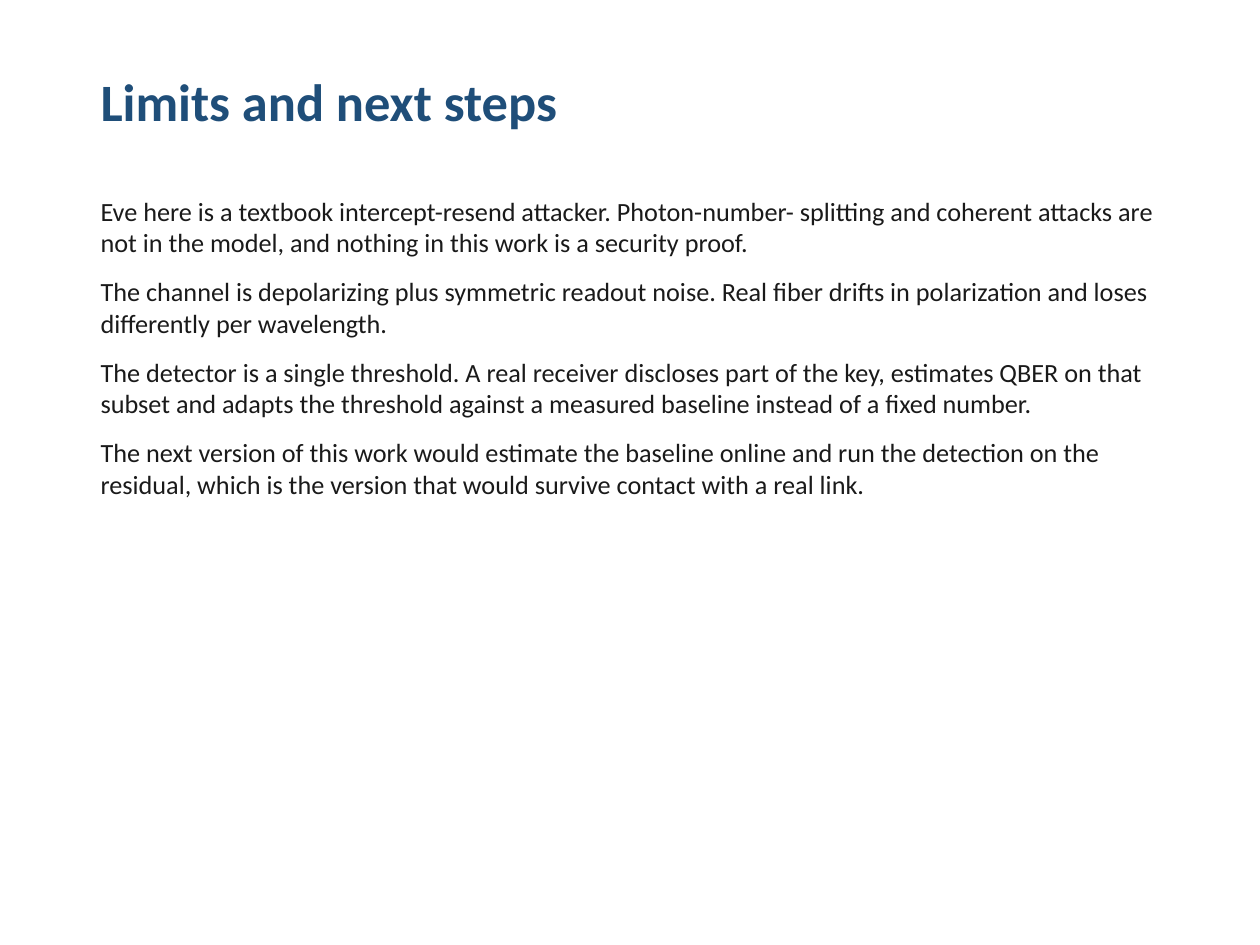
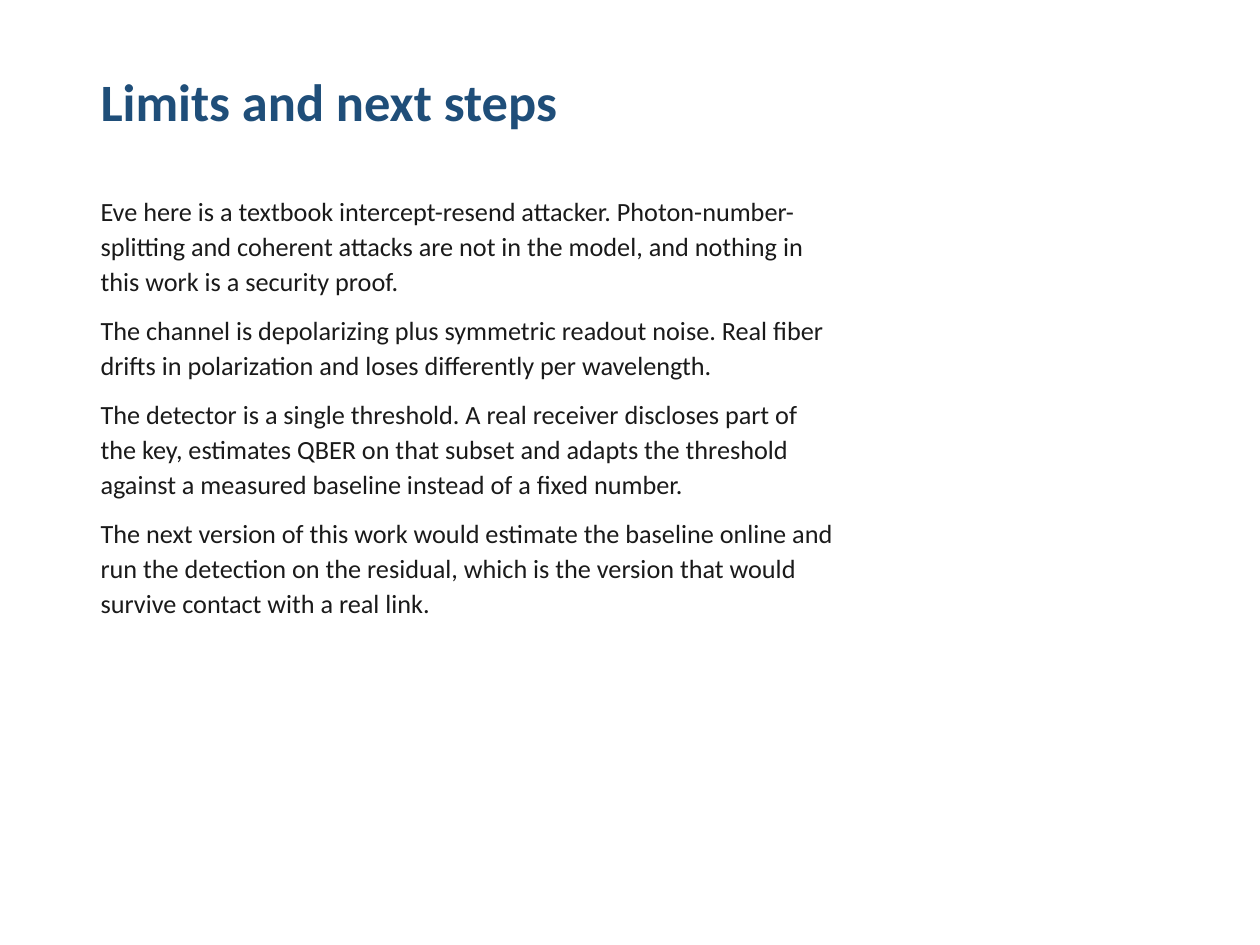
Before and after one commit to ChiaraDeVenuto/evesense-qkd, a slide deck: slide 9 of report/evesense_deck.pptx. Drawn at 1260x945 pixels with LibreOffice and Linux fonts; fonts in the diff are those of the drawing. Boxes give left, top, right and bottom in pixels: in the first picture for what was removed or moved away, otherwise in the second. Text is boxed around its words. In the diff, an @@ line names an element or a change of style, - is before the commit and + after.

```diff
--- a/report/evesense_deck.pptx
+++ b/report/evesense_deck.pptx
@@ text at bbox=[101, 202, 832, 613]: text changed @@
-Eve here is a textbook intercept-resend attacker. Photon-number- splitting and coherent attacks are not in the model, and nothing in this work is a security proof.
-The channel is depolarizing plus symmetric readout noise. Real fiber drifts in polarization and loses differently per wavelength.
-The detector is a single threshold. A real receiver discloses part of the key, estimates QBER on that subset and adapts the threshold against a measured baseline instead of a fixed number.
-The next version of this work would estimate the baseline online and run the detection on the residual, which is the version that would survive contact with a real link.
+Eve here is a textbook intercept-resend attacker. Photon-number-
+splitting and coherent attacks are not in the model, and nothing in
+this work is a security proof.
+The channel is depolarizing plus symmetric readout noise. Real fiber
+drifts in polarization and loses differently per wavelength.
+The detector is a single threshold. A real receiver discloses part of
+the key, estimates QBER on that subset and adapts the threshold
+against a measured baseline instead of a fixed number.
+The next version of this work would estimate the baseline online and
+run the detection on the residual, which is the version that would
+survive contact with a real link.
```
Also in this commit, not shown: 5 other slides changed, 2 other files.
